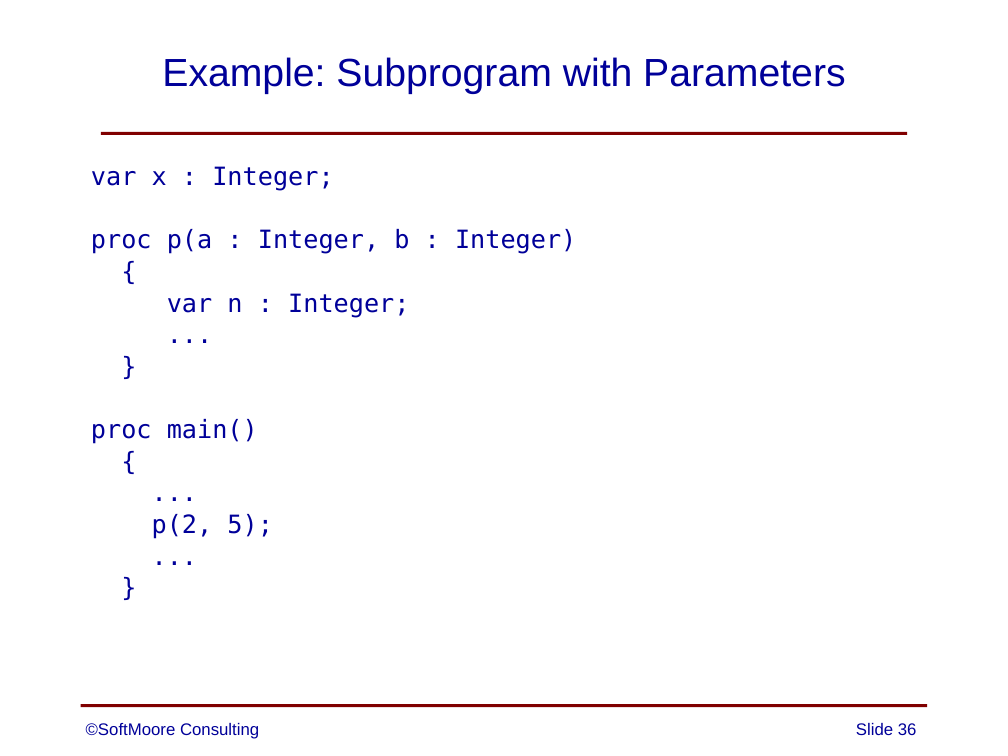
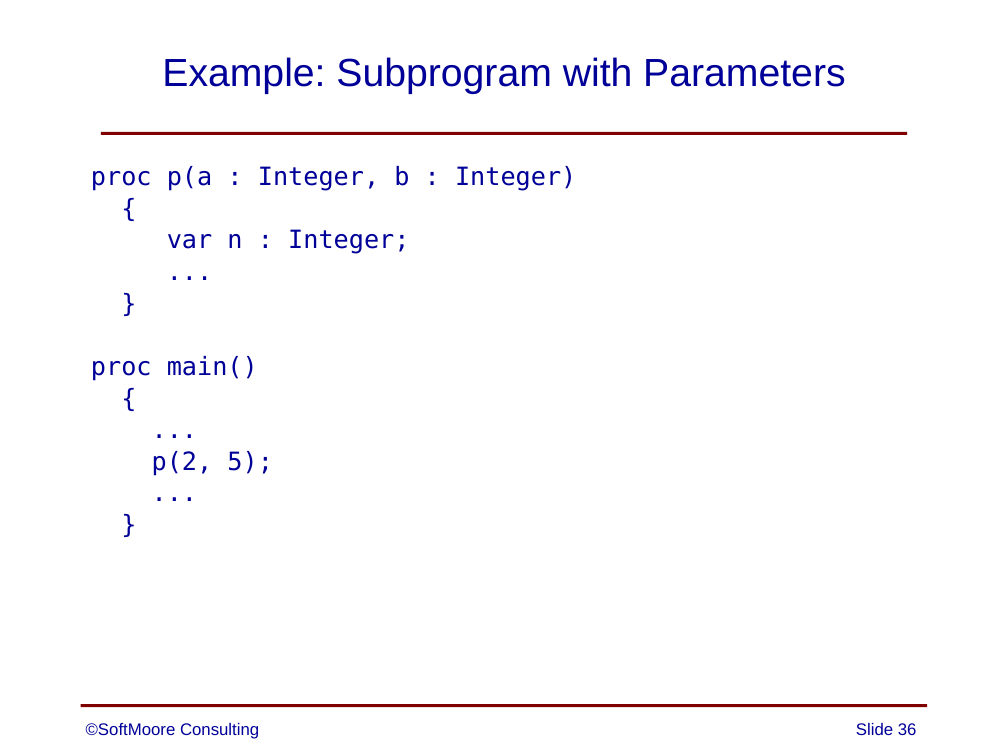
Before and after one commit to SoftMoore/CPRL-Kt-2nd, a slide deck: slide 36 of PowerPoints/13 - Subprograms.pptx. Drawn at 1008x756 pixels with LibreOffice and Linux fonts; fonts in the diff are those of the drawing. Boxes give left, top, right and bottom in pixels: in the first picture for what was removed or moved away, otherwise in the second. Text is boxed around its words. In the diff, an @@ line names an element or a change of style, - is before the commit and + after.

```diff
--- a/PowerPoints/13 - Subprograms.pptx
+++ b/PowerPoints/13 - Subprograms.pptx
@@ text at box(91, 166, 333, 191): paragraph removed @@
-var x : Integer;
```
Also in this commit, not shown: 8 other slides changed, 1 slide added.
